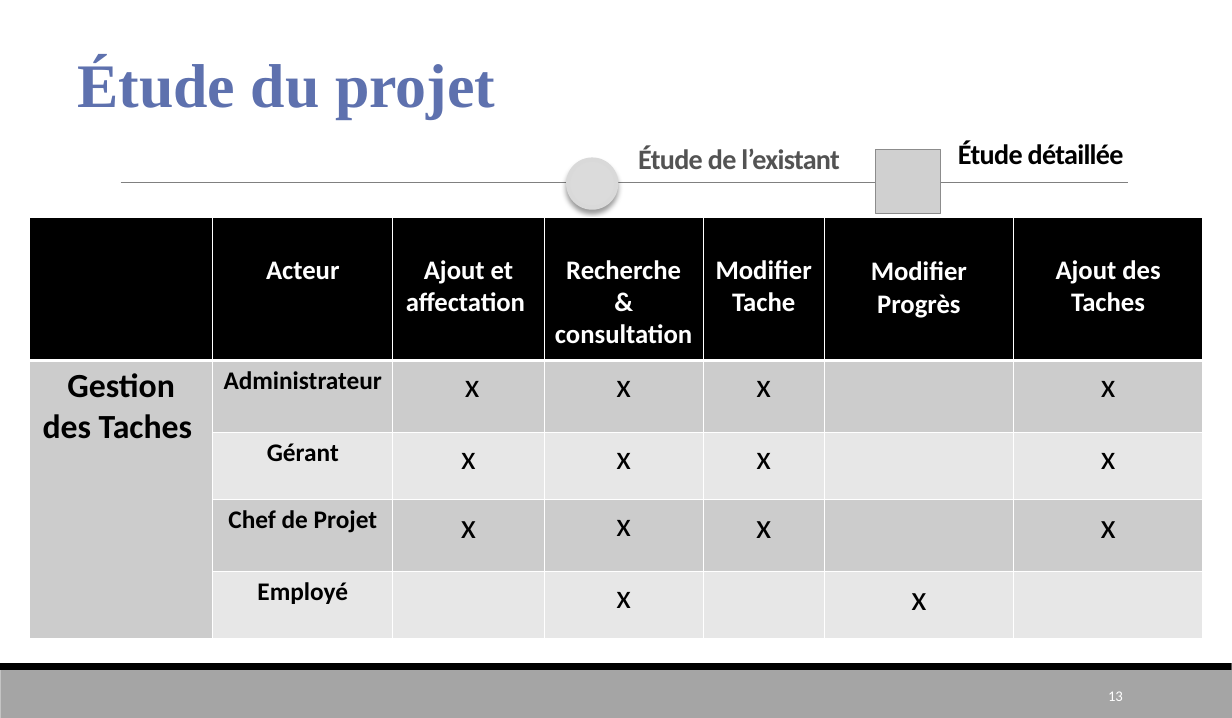
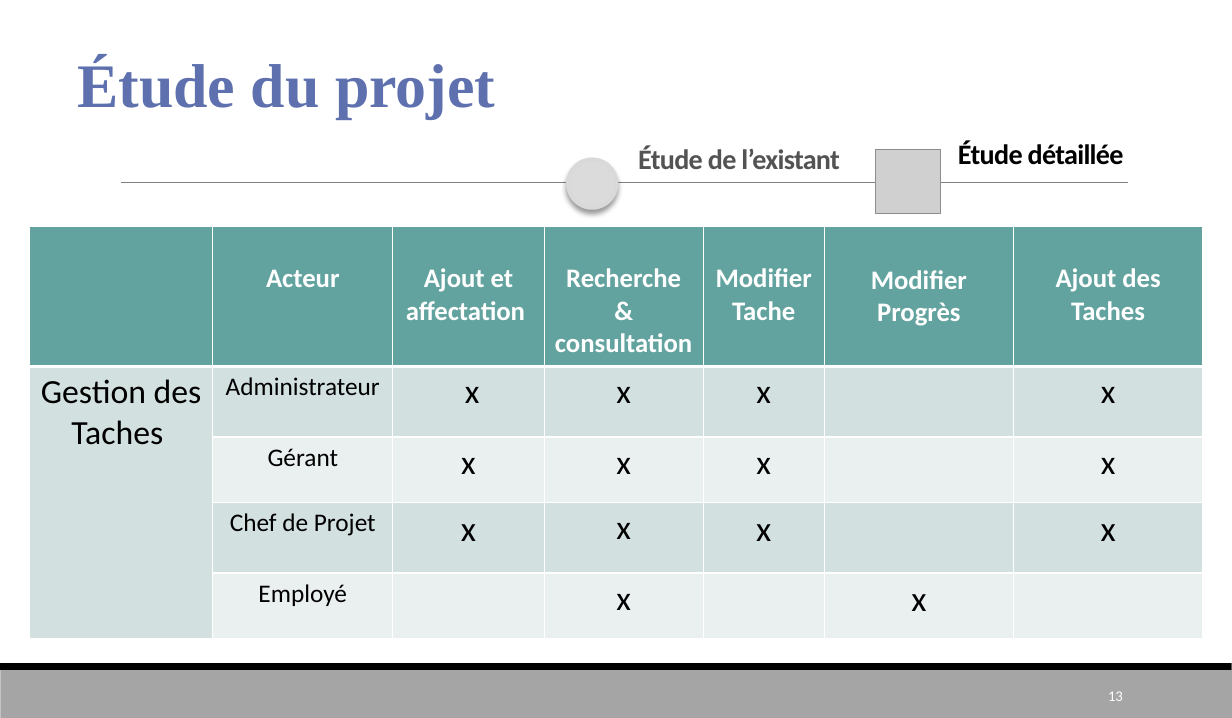
Before and after one commit to YassineElHosni/GestionDesProjets, a slide deck: slide 13 of Présentation.pptx. Drawn at 1232x718 pixels with LibreOffice and Linux fonts; fonts in the diff are those of the drawing; grey boxes stand for pictures. Boxes give left, top, right and bottom in pixels: in the first picture for what was removed or moved away, otherwise in the second. Text is boxed around its words. In the diff, an @@ line names an element or a change of style, - is before the commit and + after.

```diff
--- a/Présentation.pptx
+++ b/Présentation.pptx
@@ table at box(29, 227, 1204, 639) @@
@@ fill #000000 to #62A39F in row 1 @@
@@ fill #CCCCCC to #D3E0DF in 13 cells @@
@@ fill #E7E7E7 to #EAF0F0 in 12 cells @@
@@ bold off in "Gestion des Taches", "Administrateur", "Gérant", "Chef de Projet" and 1 more places @@
@@ table: place and size @@
-table at box(29, 218, 1204, 639)
+table at box(29, 227, 1204, 639)
```
Also in this commit, not shown: 8 other slides changed, 18 other files.
